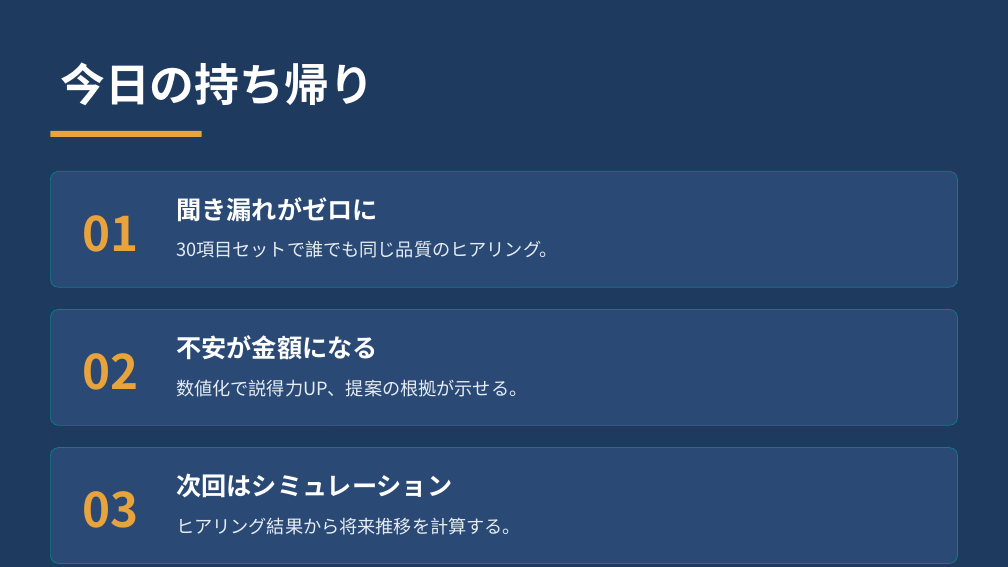
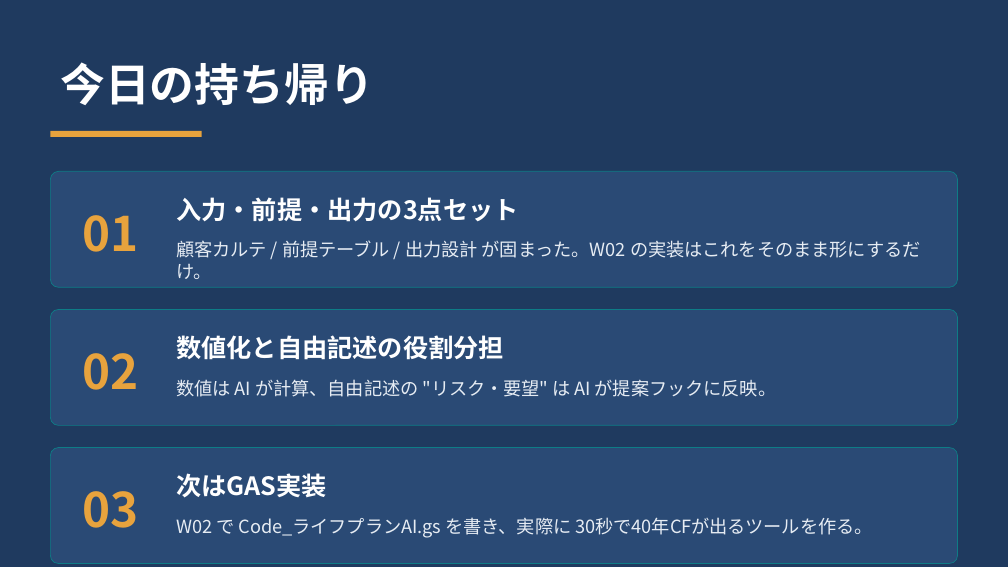
Before and after one commit to kana-story-321/github.io, a slide deck: slide 8 of lecture_pptx/out/s17/ワーク01.pptx. Drawn at 1008x567 pixels with LibreOffice and Linux fonts; fonts in the diff are those of the drawing. Boxes give left, top, right and bottom in pixels: in the first picture for what was removed or moved away, otherwise in the second. Text is boxed around its words. In the diff, an @@ line names an element or a change of style, - is before the commit and + after.

```diff
--- a/lecture_pptx/out/s17/ワーク01.pptx
+++ b/lecture_pptx/out/s17/ワーク01.pptx
@@ text at (176,197,518,222): text changed @@
-聞き漏れがゼロに
+入力・前提・出力の3点セット
@@ text at (176,240,921,279): text changed @@
-30項目セットで誰でも同じ品質のヒアリング。
+顧客カルテ / 前提テーブル / 出力設計 が固まった。W02 の実装はこれをそのまま形にするだけ。
@@ text at (176,335,504,360): text changed @@
-不安が金額になる
+数値化と自由記述の役割分担
@@ text at (176,379,776,397): text changed @@
-数値化で説得力UP、提案の根拠が示せる。
+数値は AI が計算、自由記述の "リスク・要望" は AI が提案フックに反映。
@@ text at (176,473,327,498): text changed @@
-次回はシミュレーション
+次はGAS実装
@@ text at (176,517,872,538): text changed @@
-ヒアリング結果から将来推移を計算する。
+W02 で Code_ライフプランAI.gs を書き、実際に 30秒で40年CFが出るツールを作る。
```
Also in this commit, not shown: 7 other slides changed, 10 other files.
